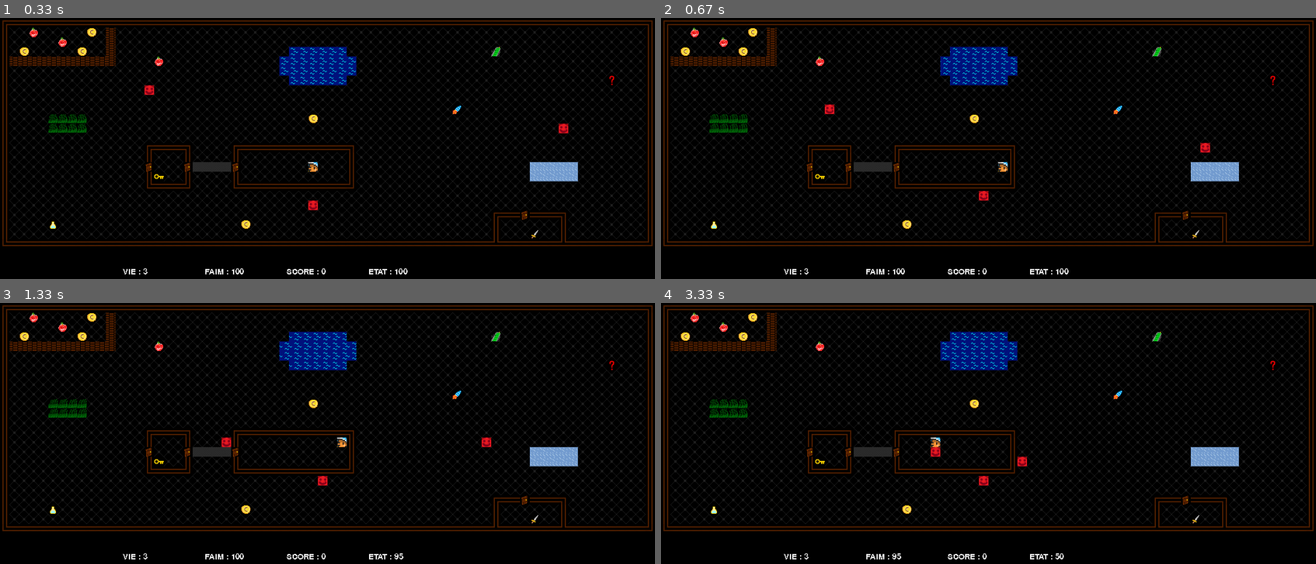
Above: before the commit, frames 1-4 (two rows, left to right).
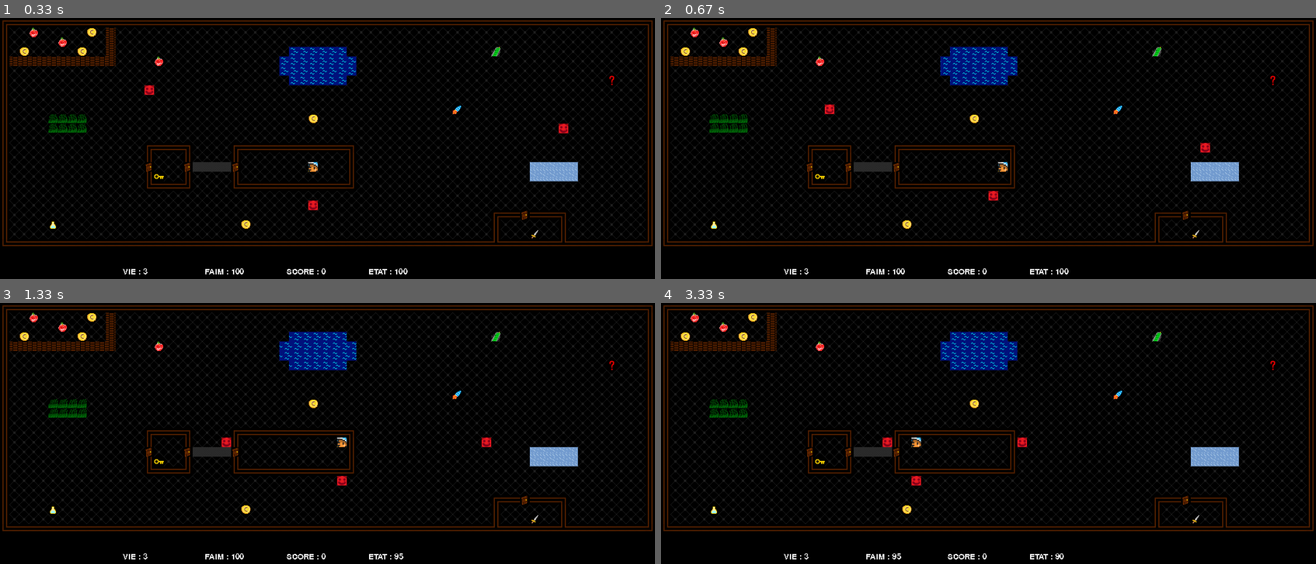
Above: after the commit, the same moments.

Repository: LouisJustinTALLOT/Hackathon-Bellon-Gstalter-Tallot
Game: pygame game, started from main.py
The game is run twice, just before and just after one commit, with the same random seed, the same clock (stepped at 60 frames per second) and the same inputs.
Inputs:
- Up to frame 1 (0.33 s): no input
- Up to frame 2 (0.67 s): hold Right from 0.33 s (still down)
- Up to frame 3 (1.33 s): release Right at 0.8 s; hold Up 0.83-1.13 s; hold Right from 1.17 s (still down)
- Up to frame 4 (3.33 s): release Right at 1.63 s; hold Left 1.67-2.2 s; hold Down 2.23-2.53 s; hold Left 2.57-2.97 s; hold Up from 3 s (still down)

Frame 1 is identical in both runs. In frame 2, 0.1% of the frame differs, in the area x 48-52%, y 66-70%; in frame 3, 0.1%; in frame 4, 0.5%, in the area x 33-61%, y 51-98%.

Commit message:
on améliore le déplacement des monstres

Diff:
--- a/src/game.py
+++ b/src/game.py
@@ -32,6 +32,7 @@
     increment_aleatoire = 0
     increment_aleatoire_2 = 0
     increment_aleatoire_3 = 0
+    compteur_mvt = 0
 
     while running:
 
@@ -109,8 +110,9 @@
             has_changed = False
             # puis on déplace les monstres
             monstre : heros.Monstre
+            compteur_mvt = (compteur_mvt+1)%2
             for monstre in liste_monstres :
-                monstre.deplace_vers_heros(mat, perso)
+                monstre.deplace_vers_heros(mat, perso, compteur_mvt)
 
         if perso.escalier:
             perso.escalier = False
--- a/src/heros.py
+++ b/src/heros.py
@@ -339,7 +339,7 @@
                     self.precedent = prochain
                 matrice[self.y][self.x] = 5
 
-    def deplace_vers_heros(self,matrice, heros:Heros):
+    def deplace_vers_heros(self,matrice, heros:Heros, compteur_mvt=0, deja_fait=False):
         # on a x, y du heros
         # on détermine vers où il est par rapport à nous
         # et on bouge dans cette direction
@@ -355,4 +355,11 @@
             dep_y = delta_y//abs(delta_y)
         else:
             dep_y = 0
-        self.deplacement((dep_x, dep_y), matrice)
+
+        if compteur_mvt:
+            self.deplacement((dep_x, 0), matrice)
+        else:
+            self.deplacement((0, dep_y), matrice)
+
+        if not deja_fait:
+            self.deplace_vers_heros(matrice, heros, (compteur_mvt+1)%2, True)
